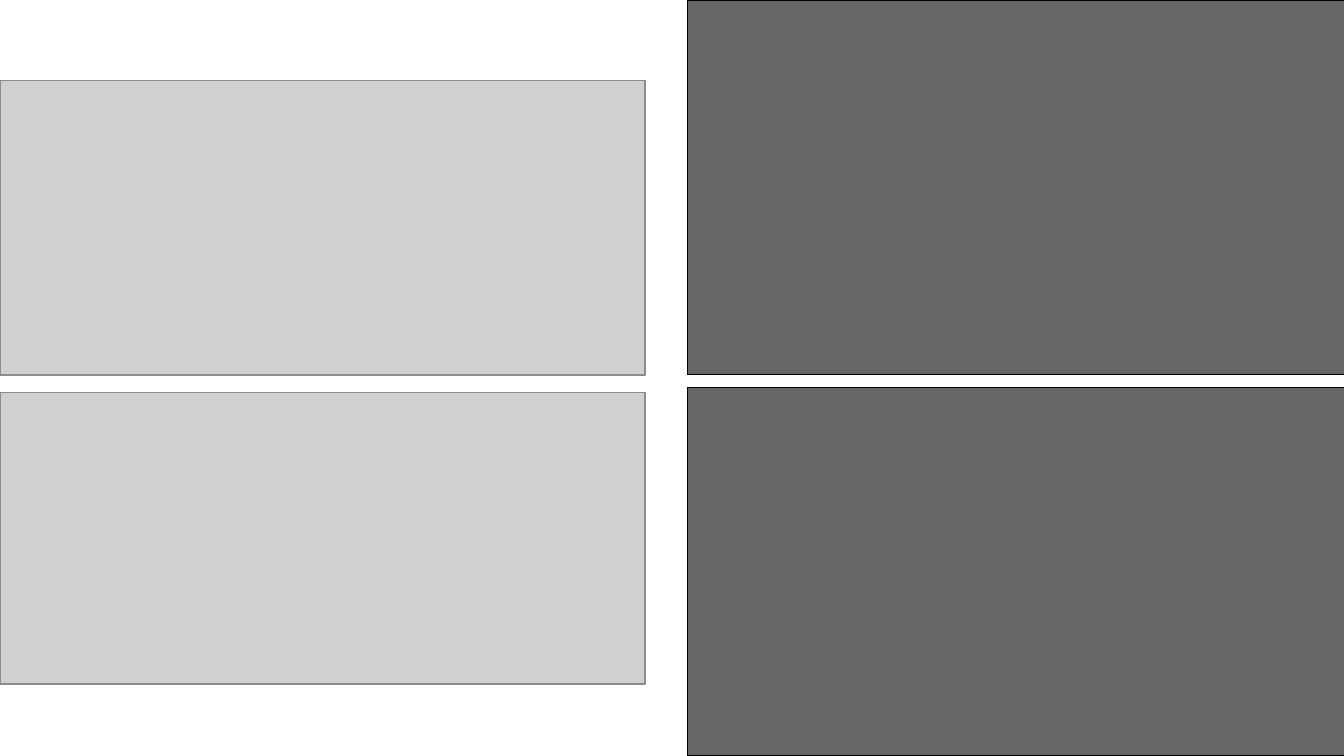
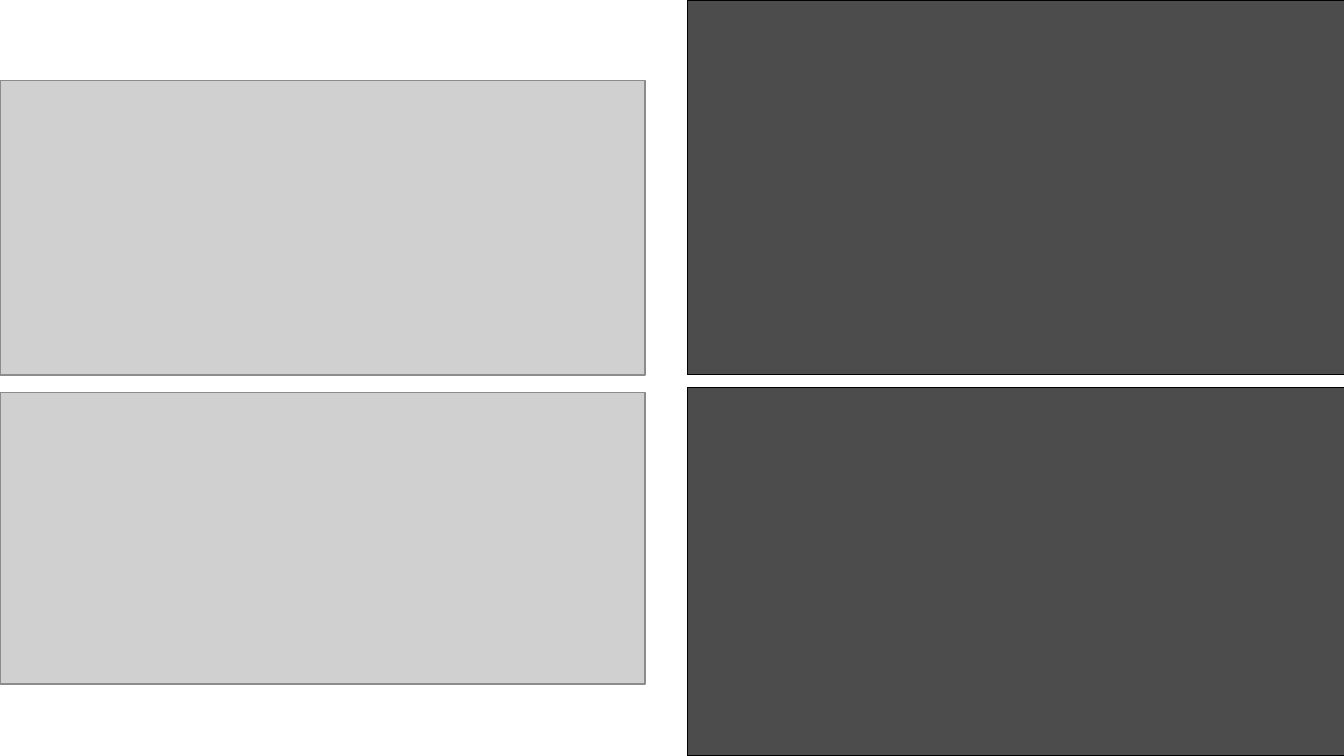
Before and after one commit to bryanesmith/panc-lightning-talk, a slide deck: slide 6 of pancreapedia-mlib-lightning.2012-07.odp. Drawn at 1344x756 pixels with LibreOffice and Linux fonts; fonts in the diff are those of the drawing; grey boxes stand for pictures; background and template pictures are left out. Boxes give left, top, right and bottom in pixels: in the first picture for what was removed or moved away, otherwise in the second. Text is boxed around its words. In the diff, an @@ line names an element or a change of style, - is before the commit and + after.

```diff
--- a/pancreapedia-mlib-lightning.2012-07.odp
+++ b/pancreapedia-mlib-lightning.2012-07.odp
@@ rectangle at bbox=[688, 0, 1344, 375]: fill #666666 to #4C4C4C @@
@@ rectangle at bbox=[688, 387, 1344, 755]: fill #666666 to #4C4C4C @@
```
Also in this commit, not shown: 1 other slide changed.
